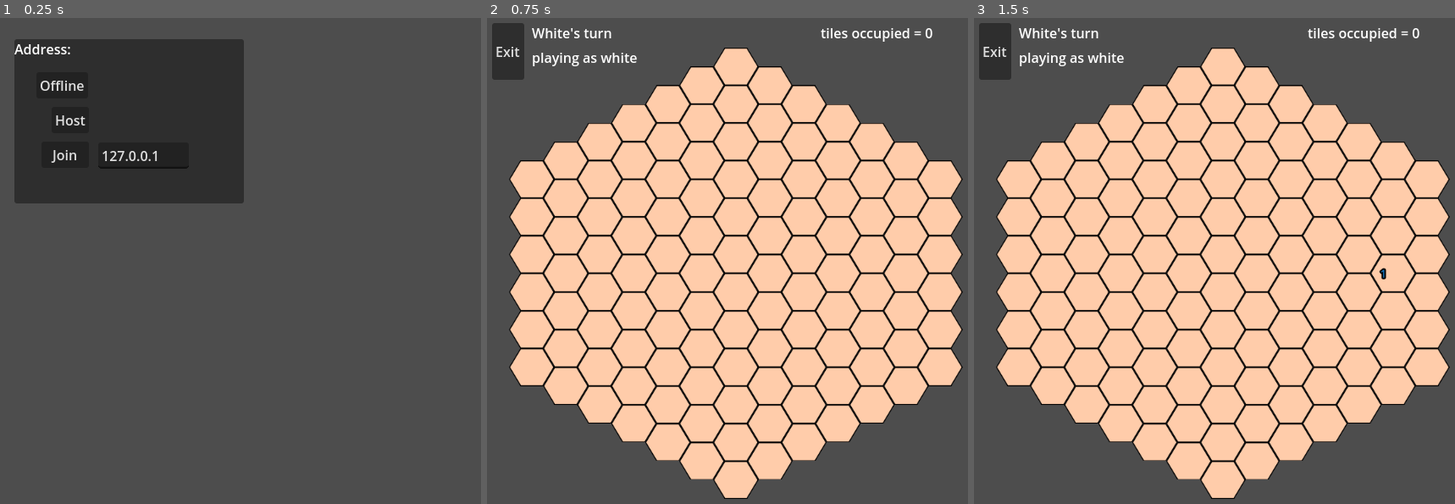
Above: before the commit, frames 1-3 (left to right).
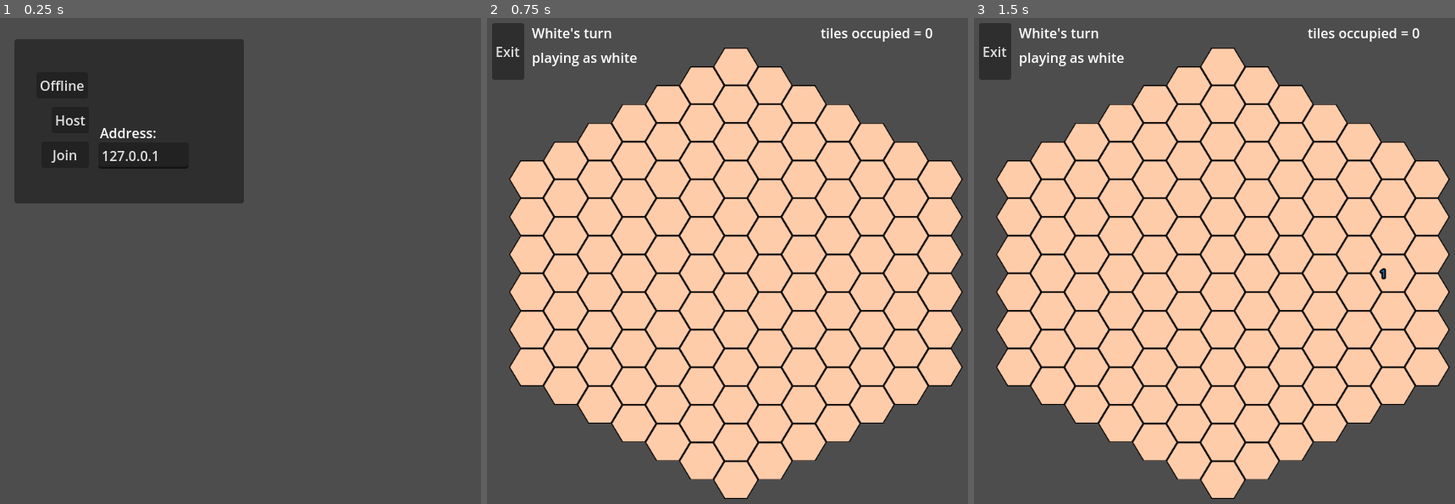
Above: after the commit, the same moments.

Repository: phi168/creepagons
Game: Godot game, scene res://lobby.tscn
Same seed, same stepped clock (60 frames per second), same inputs: the game is played once before the commit and once after it.
Inputs (mouse positions are in pixels of both pictures, inside the frame that each line leads up to):
- Up to frame 1 (0.25 s): no input
- Up to frame 2 (0.75 s): click "Offline" at 0.5 s
- Up to frame 3 (1.5 s): tap Enter at 1.25 s; move the mouse to (1387, 261) at 1.27 s; click (1387, 261) at 1.42 s

The runs differ from the first frame. In frame 1, 0.2% of the frame differs, in the area x 2-33%, y 5-25%; in frame 2, nothing differs; in frame 3, nothing differs.

Commit message:
Tweak label location

Diff:
--- a/project/lobby.tscn
+++ b/project/lobby.tscn
@@ -26,8 +26,10 @@
 
 [node name="AddressLabel" type="Label" parent="LobbyPanel"]
 layout_mode = 0
-offset_right = 40.0
-offset_bottom = 23.0
+offset_left = 101.0
+offset_top = 99.0
+offset_right = 168.0
+offset_bottom = 122.0
 text = "Address:"
 
 [node name="StatusOk" type="Label" parent="LobbyPanel"]
Not shown, changed: build/web/index.html
Not shown, changed: build/web/index.js
Not shown, changed: build/web/index.pck
Not shown, changed: build/web/index.wasm
